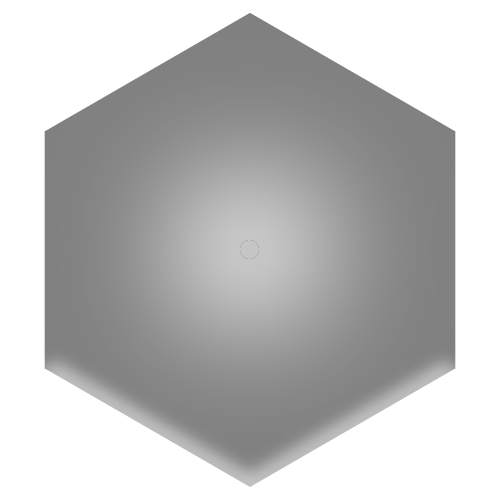
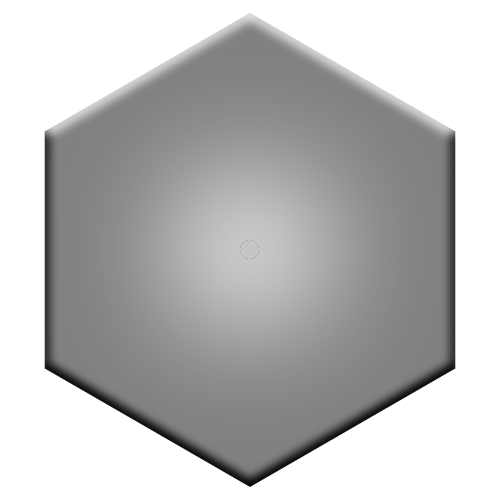
Layered file, before and after one edit (500x500). Changes by layer:
pixels changed over bbox(44, 13, 456, 487) (layer not identified)
